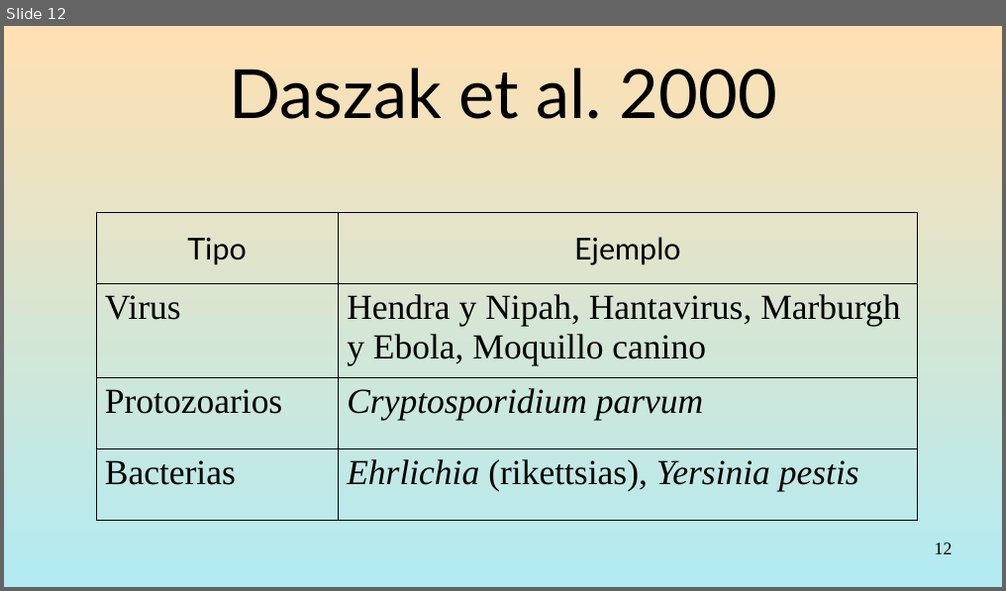
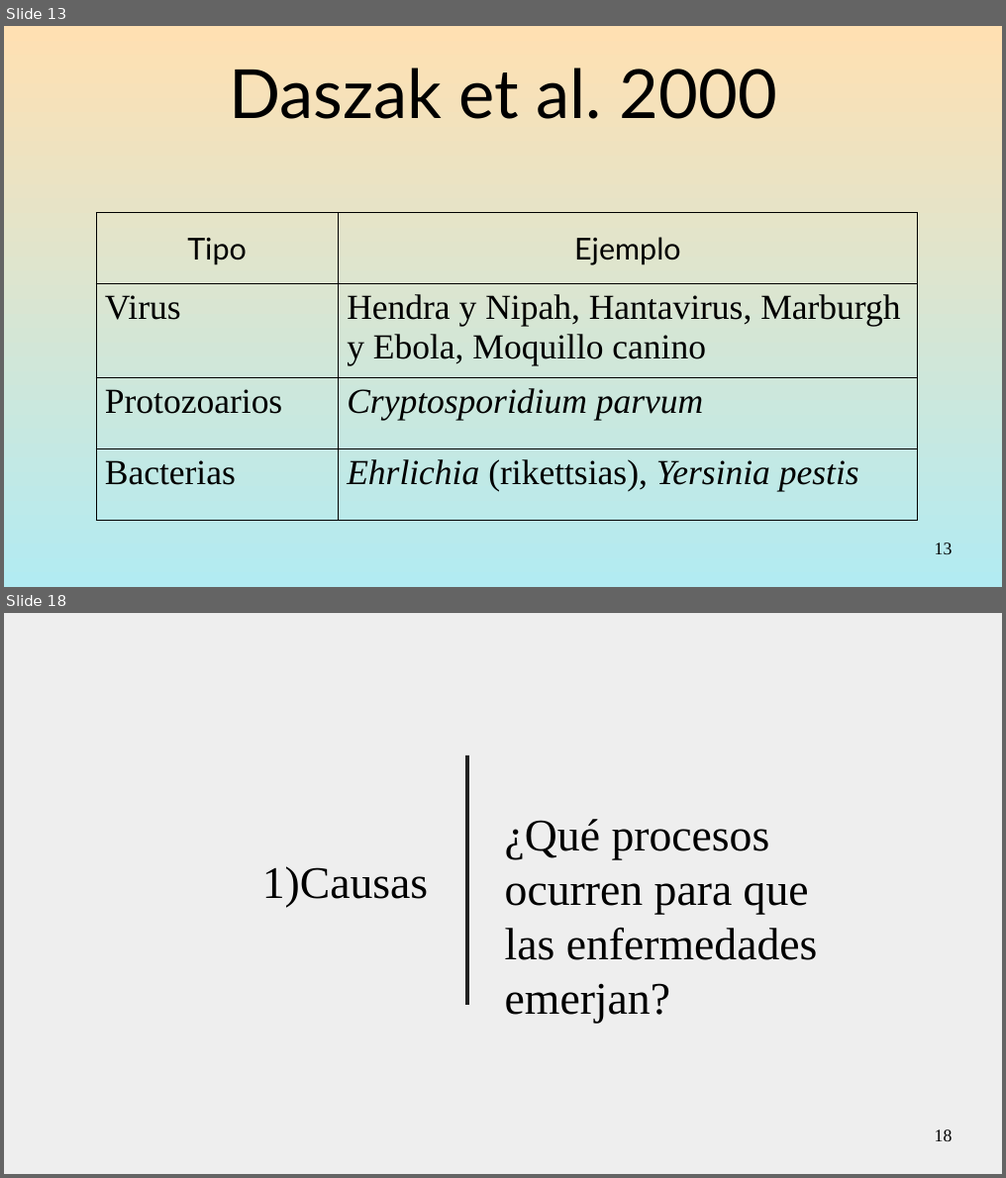
Before and after one commit to gerardommc/Medicina-Cons, a slide deck: Emergentes.odp. Shown one above the other, each under a label of ours: slide 12 before the commit, slides 13 and 18 after it; the slides between them are not shown. The pictures are 1006x591 and 1006x1178 pixels, drawn with LibreOffice and Linux fonts; fonts in the diff are those of the drawing. Boxes give left, top, right and bottom in pixels: in the first picture for what was removed or moved away, otherwise in the second. Text is boxed around its words. In the diff, an @@ line names an element or a change of style, - is before the commit and + after.

```diff
--- a/Emergentes.odp
+++ b/Emergentes.odp
@@ slide 18 added at (4, 613, 1002, 1174), background #EEEEEE @@
@@ line added from (467, 756) to (467, 1005), #212121 2.83 pt @@
@@ text added at (505, 819, 818, 1024), 36 pt, text #000000 @@
+¿Qué procesos ocurren para que las enfermedades emerjan?
@@ subtitle added at (262, 866, 428, 907), 36 pt, text #000000 @@
+1) Causas
@@ page number added at (935, 1130, 952, 1142), 14 pt, text #000000 @@
+18
@@ what was slide 12 is now slide 13 @@
@@ page number at (935, 543, 952, 555): text changed @@
-12
+13
```
Also in this commit, not shown: 7 other slides added, 18 slides removed, 6 other files.
